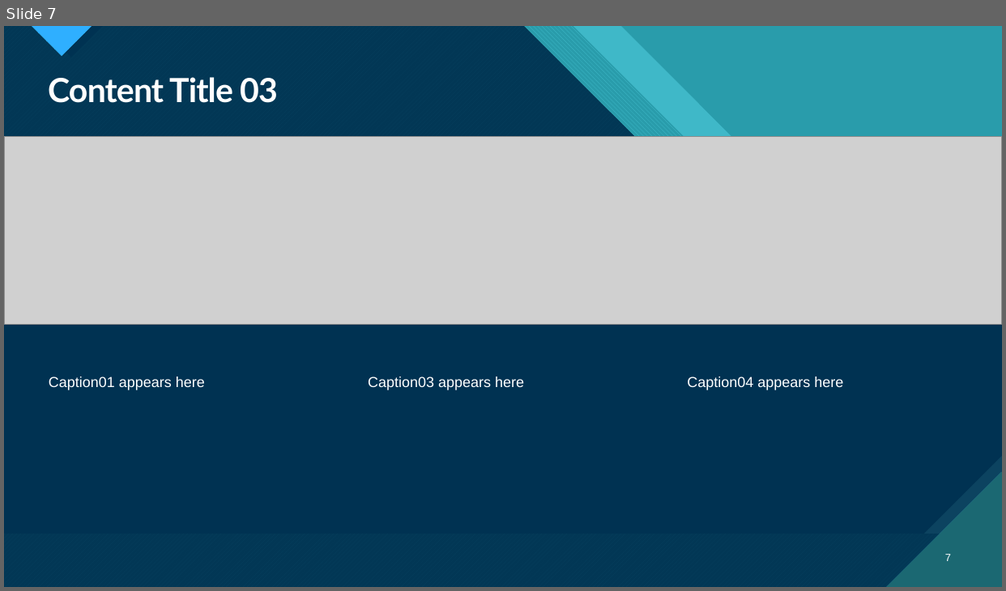
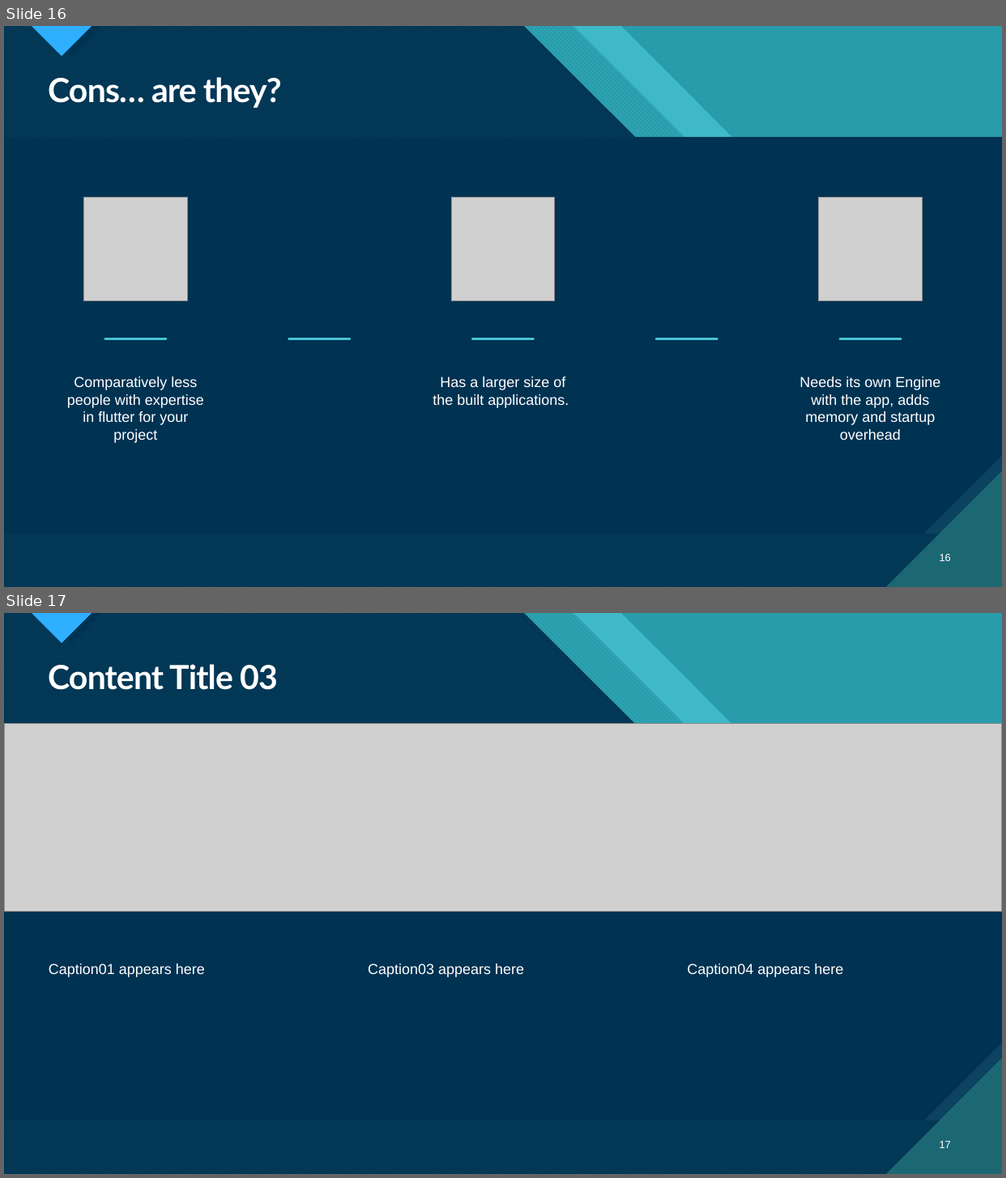
Before and after one commit to PratyayDhond/IT-3rd-year-notes, a slide deck: Seminar/Native Application Development Using Flutter.pptx. Shown one above the other, each under a label of ours: slide 7 before the commit, slides 16 and 17 after it. The pictures are 1006x591 and 1006x1178 pixels, drawn with LibreOffice and Linux fonts; fonts in the diff are those of the drawing; grey boxes stand for pictures. Boxes give left, top, right and bottom in pixels: in the first picture for what was removed or moved away, otherwise in the second. Text is boxed around its words. In the diff, an @@ line names an element or a change of style, - is before the commit and + after.

```diff
--- a/Seminar/Native Application Development Using Flutter.pptx
+++ b/Seminar/Native Application Development Using Flutter.pptx
@@ slide 16 added at (4, 26, 1002, 587), background #47C3D3; not listed: 18 template elements that a slide beside it also shows @@
@@ title added at (48, 77, 282, 108), 32 pt, text #FFFFFF, bold @@
+Cons… are they?
@@ picture added at (84, 198, 187, 301) @@
@@ picture added at (452, 198, 555, 301) @@
@@ picture added at (819, 198, 923, 301) @@
@@ line added from (106, 339) to (166, 339), #47C3D3 3 pt @@
@@ line added from (289, 339) to (349, 339), #47C3D3 3 pt @@
@@ line added from (473, 339) to (533, 339), #47C3D3 3 pt @@
@@ line added from (657, 339) to (717, 339), #47C3D3 3 pt @@
@@ line added from (841, 339) to (900, 339), #47C3D3 3 pt @@
@@ text added at (67, 377, 204, 443), 14 pt, text #FFFFFF @@
+Comparatively less people with expertise in flutter for your project
@@ text added at (432, 377, 569, 408), 14 pt, text #FFFFFF @@
+Has a larger size of the built applications.
@@ text added at (799, 377, 940, 440), 14 pt, text #FFFFFF @@
+Needs its own Engine with the app, adds memory and startup overhead
@@ page number added at (940, 554, 951, 561), 10 pt, text #FFFFFF @@
+16
@@ what was slide 7 is now slide 17 @@
@@ page number at (940, 1141, 951, 1148): text changed @@
-7
+17
```
Also in this commit, not shown: 1 slide changed, 11 other slides added, 2 slides removed.
